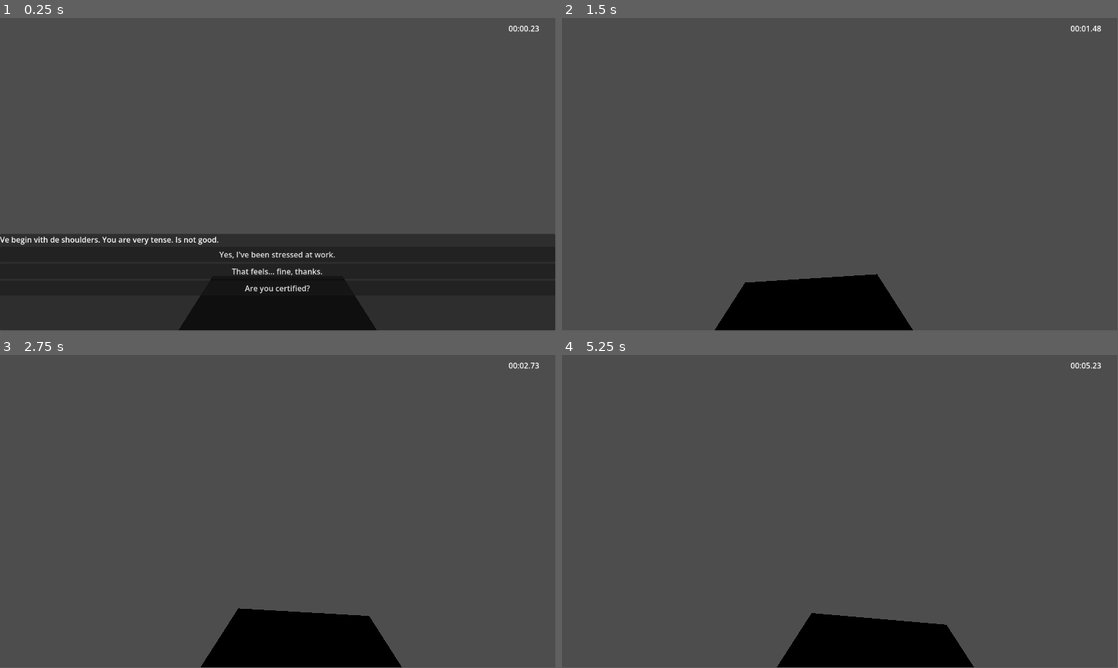
Above: before the commit, frames 1-4 (two rows, left to right).
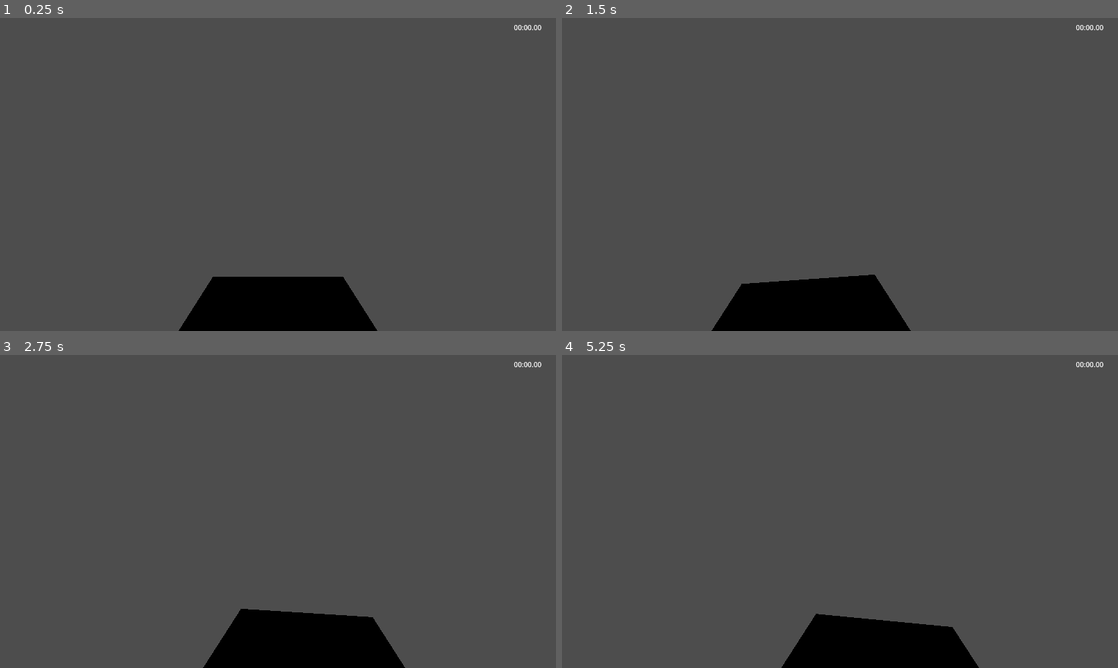
Above: after the commit, the same moments.

Repository: jfrodin/GreekMassageSimulator
Game: Godot game, scene res://scenes/main.tscn
Same seed, same stepped clock (60 frames per second), same inputs: the game is played once before the commit and once after it.
Inputs (mouse positions are in pixels of both pictures, inside the frame that each line leads up to):
- Up to frame 1 (0.25 s): no input
- Up to frame 2 (1.5 s): click (840, 255) at 0.5 s, where only the run before the commit has a clickable "Yes, I've been stressed at wo…"; tap Enter at 1.25 s; move the mouse to (867, 171) at 1.27 s
- Up to frame 3 (2.75 s): tap Space at 2 s; move the mouse to (250, 511) at 2.02 s
- Up to frame 4 (5.25 s): tap Enter at 2.75, 4.25 s; move the mouse to (851, 505) at 2.77 s; tap Space at 3.5, 5 s; move the mouse to (834, 514) at 3.52 s; move the mouse to (878, 514) at 4.27 s; move the mouse to (795, 508) at 5.02 s
In our replay, the window is 799x449 before the commit and 800x450 after it. These sizes can differ from the game's own. Grey fills any space a smaller window leaves; there, only what the larger window draws over its background counts as a difference.

The runs differ from the first frame. In frame 1, 26% of the frame differs, in the area x 0-100%, y 2-100%; in frame 2, 0.4%; in frame 3, 0.4%; in frame 4, 0.5%.
Error after the commit: Parse Error: Cannot infer the type of "t" variable because the value doesn't have a set type. (res://scripts/ui.gd:34)

Commit message:
Add window size and 10s answer timer
- Set default window to 1280x720 in project.godot
- Dialogue no longer pauses the escalation timer
- 10-second countdown per dialogue; no answer = game continues
  with no effect applied (same as ignoring the masseuse)
- Countdown label shown inside the dialogue box, updates every frame
- ui.gd receives dialogue_manager ref via init() to read time_left

Co-Authored-By: Claude Sonnet 4.6 <noreply@anthropic.com>

Diff:
--- a/project.godot
+++ b/project.godot
@@ -11,9 +11,14 @@
 [application]
 
 config/name="GreekMassageSimulator"
+run/main_scene="res://scenes/main.tscn"
 config/features=PackedStringArray("4.6", "Forward Plus")
 config/icon="res://icon.svg"
-run/main_scene="res://scenes/main.tscn"
+
+[display]
+
+window/size/viewport_width=1280
+window/size/viewport_height=720
 
 [physics]
 
--- a/scenes/ui.tscn
+++ b/scenes/ui.tscn
@@ -27,6 +27,11 @@
 
 [node name="VBox" type="VBoxContainer" parent="DialogueBox"]
 layout_mode = 2
+
+[node name="CountdownLabel" type="Label" parent="DialogueBox/VBox"]
+layout_mode = 2
+text = "10s"
+horizontal_alignment = 2
 
 [node name="MasseurLine" type="Label" parent="DialogueBox/VBox"]
 layout_mode = 2
--- a/scripts/dialogue_manager.gd
+++ b/scripts/dialogue_manager.gd
@@ -4,6 +4,8 @@
 signal dialogue_ended
 
 @onready var escalation: Node = $"../EscalationManager"
+
+const ANSWER_TIME := 10.0
 
 const DIALOGUE := [
 	# Step 0 — shoulders
@@ -59,13 +61,20 @@
 ]
 
 var _active := false
+var _deadline_ms := 0.0
 
 func trigger_dialogue(step: int) -> void:
 	if _active or step >= DIALOGUE.size():
 		return
 	_active = true
-	escalation.pause()
+	_deadline_ms = Time.get_ticks_msec() + ANSWER_TIME * 1000.0
+	get_tree().create_timer(ANSWER_TIME).timeout.connect(_on_timeout)
 	dialogue_started.emit(DIALOGUE[step])
+
+func answer_time_left() -> float:
+	if not _active:
+		return 0.0
+	return maxf(0.0, (_deadline_ms - Time.get_ticks_msec()) / 1000.0)
 
 func choose_option(option_index: int, step: int) -> void:
 	if not _active:
@@ -73,10 +82,15 @@
 	var options: Array = DIALOGUE[step]["options"]
 	if option_index < 0 or option_index >= options.size():
 		return
-
 	var effect: float = options[option_index]["effect"]
 	escalation.apply_time_effect(-effect)
+	_end_dialogue()
 
+func _on_timeout() -> void:
+	if not _active:
+		return
+	_end_dialogue()
+
+func _end_dialogue() -> void:
 	_active = false
-	escalation.resume()
 	dialogue_ended.emit()
--- a/scripts/main.gd
+++ b/scripts/main.gd
@@ -7,6 +7,7 @@
 @onready var ui: CanvasLayer = $UI
 
 func _ready() -> void:
+	ui.init(dialogue)
 	dialogue.dialogue_started.connect(ui.show_dialogue)
 	dialogue.dialogue_ended.connect(ui.hide_dialogue)
 	escalation.game_over.connect(_on_game_over)
--- a/scripts/ui.gd
+++ b/scripts/ui.gd
@@ -5,6 +5,7 @@
 
 @onready var timer_label: Label = $TimerLabel
 @onready var dialogue_box: PanelContainer = $DialogueBox
+@onready var countdown_label: Label = $DialogueBox/VBox/CountdownLabel
 @onready var masseur_line: Label = $DialogueBox/VBox/MasseurLine
 @onready var option_buttons: Array[Button] = [
 	$DialogueBox/VBox/Option1,
@@ -16,11 +17,22 @@
 @onready var highscore_label: Label = $GameOverScreen/VBox/HighscoreLabel
 @onready var restart_button: Button = $GameOverScreen/VBox/RestartButton
 
+var _dialogue_manager: Node = null
+var _dialogue_active := false
+
 func _ready() -> void:
 	for i in option_buttons.size():
 		var idx := i
 		option_buttons[i].pressed.connect(func(): option_chosen.emit(idx))
 	restart_button.pressed.connect(func(): restart_pressed.emit())
+
+func init(dialogue_manager: Node) -> void:
+	_dialogue_manager = dialogue_manager
+
+func _process(_delta: float) -> void:
+	if _dialogue_active and _dialogue_manager:
+		var t := _dialogue_manager.answer_time_left()
+		countdown_label.text = str(ceili(t)) + "s"
 
 func show_dialogue(entry: Dictionary) -> void:
 	masseur_line.text = entry["masseur"]
@@ -31,10 +43,12 @@
 			option_buttons[i].visible = true
 		else:
 			option_buttons[i].visible = false
+	_dialogue_active = true
 	dialogue_box.visible = true
 	Input.mouse_mode = Input.MOUSE_MODE_VISIBLE
 
 func hide_dialogue() -> void:
+	_dialogue_active = false
 	dialogue_box.visible = false
 	Input.mouse_mode = Input.MOUSE_MODE_CAPTURED
 
